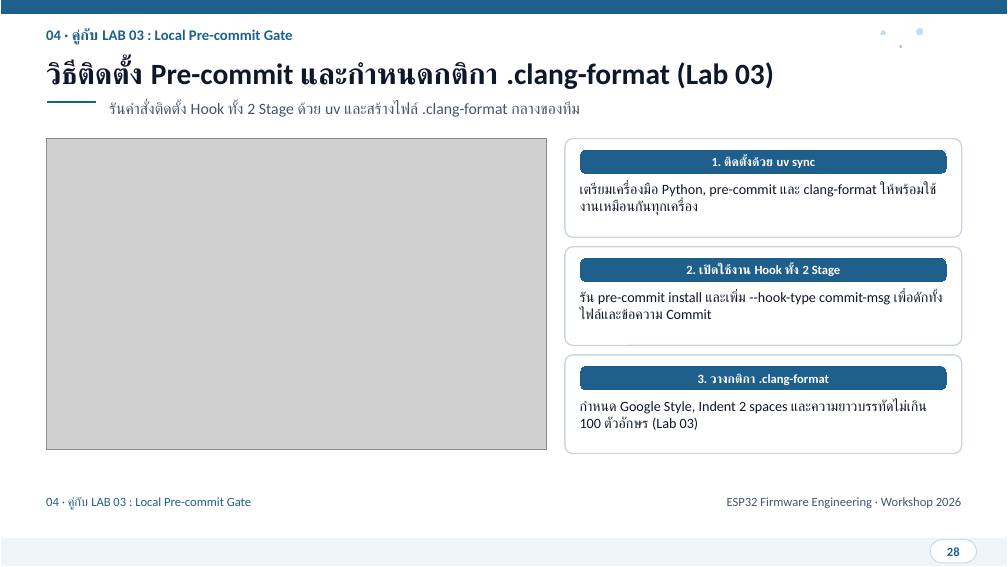
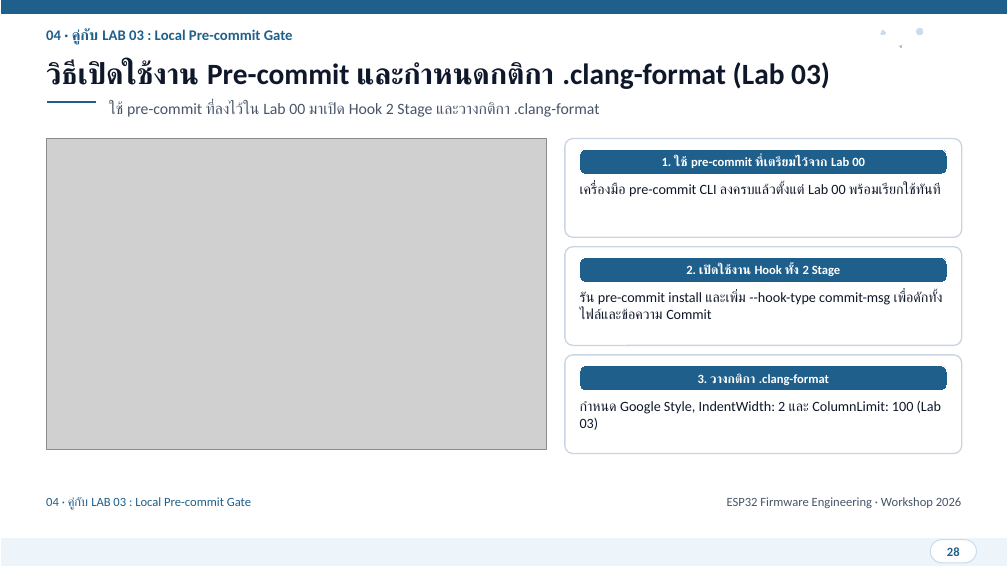
Before and after one commit to FreshmanMentor/git-practice, a slide deck: slide 28 of presentation/ESP32_Git_CICD_Workshop.pptx. Drawn at 1008x567 pixels with LibreOffice and Linux fonts; fonts in the diff are those of the drawing; grey boxes stand for pictures. Boxes give left, top, right and bottom in pixels: in the first picture for what was removed or moved away, otherwise in the second. Text is boxed around its words. In the diff, an @@ line names an element or a change of style, - is before the commit and + after.

```diff
--- a/presentation/ESP32_Git_CICD_Workshop.pptx
+++ b/presentation/ESP32_Git_CICD_Workshop.pptx
@@ text at <box>46,61,830,89</box>: text changed @@
-วิธีติดตั้ง Pre-commit และกำหนดกติกา .clang-format (Lab 03)
+วิธีเปิดใช้งาน Pre-commit และกำหนดกติกา .clang-format (Lab 03)
@@ text at <box>109,101,600,117</box>: text changed @@
-รันคำสั่งติดตั้ง Hook ทั้ง 2 Stage ด้วย uv และสร้างไฟล์ .clang-format กลางของทีม
+ใช้ pre-commit ที่ลงไว้ใน Lab 00 มาเปิด Hook 2 Stage และวางกติกา .clang-format
@@ text at <box>662,156,865,168</box>: text changed @@
-1. ติดตั้งด้วย uv sync
+1. ใช้ pre-commit ที่เตรียมไว้จาก Lab 00
@@ text at <box>580,183,941,197</box>: text changed @@
-เตรียมเครื่องมือ Python, pre-commit และ clang-format ให้พร้อมใช้งานเหมือนกันทุกเครื่อง
+เครื่องมือ pre-commit CLI ลงครบแล้วตั้งแต่ Lab 00 พร้อมเรียกใช้ทันที
@@ text at <box>580,401,941,430</box>: text changed @@
-กำหนด Google Style, Indent 2 spaces และความยาวบรรทัดไม่เกิน 100 ตัวอักษร (Lab 03)
+กำหนด Google Style, IndentWidth: 2 และ ColumnLimit: 100 (Lab 03)
```
Also in this commit, not shown: 27 other slides changed, 49 other files.
